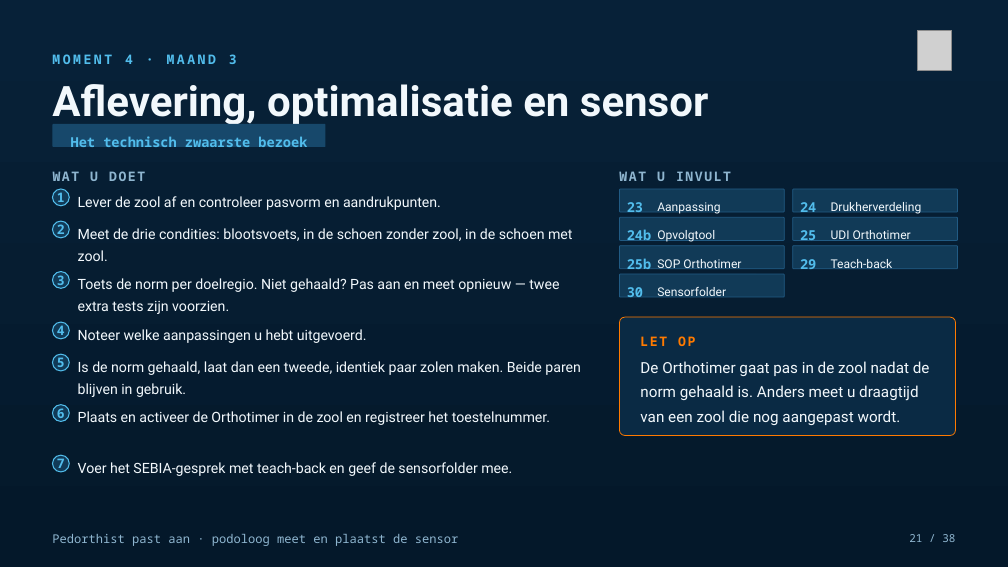
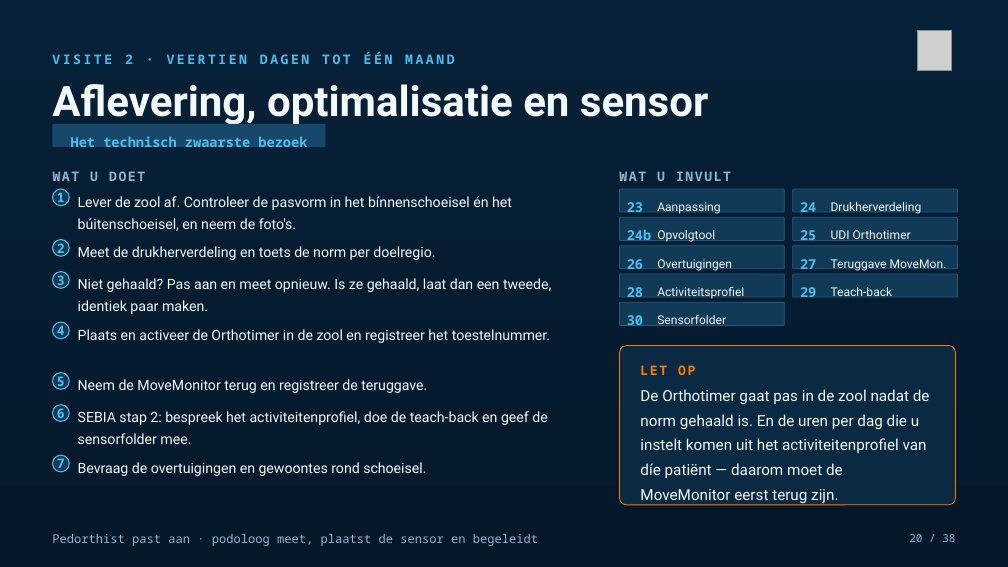
Before and after one commit to Dellfs/paradise-project, a slide deck: slide 20 of PARADISE_presentatie/PARADISE_opleidingssessie_voetklinieken.pptx (slide 21 before the commit). Drawn at 1008x567 pixels with LibreOffice and Linux fonts; fonts in the diff are those of the drawing; grey boxes stand for pictures. Boxes give left, top, right and bottom in pixels: in the first picture for what was removed or moved away, otherwise in the second. Text is boxed around its words. In the diff, an @@ line names an element or a change of style, - is before the commit and + after.

```diff
--- a/PARADISE_presentatie/PARADISE_opleidingssessie_voetklinieken.pptx
+++ b/PARADISE_presentatie/PARADISE_opleidingssessie_voetklinieken.pptx
@@ text at [52, 51, 454, 64]: text changed @@
-MOMENT 4 · MAAND 3
+VISITE 2 · VEERTIEN DAGEN TOT ÉÉN MAAND
@@ text at [78, 196, 512, 231]: text changed @@
-Lever de zool af en controleer pasvorm en aandrukpunten.
+Lever de zool af. Controleer de pasvorm in het bínnenschoeisel én het búitenschoeisel, en neem de foto's.
@@ text at [78, 246, 435, 260]: text changed @@
-Meet de drie condities: blootsvoets, in de schoen zonder zool, in de schoen met zool.
+Meet de drukherverdeling en toets de norm per doelregio.
@@ text at [627, 259, 643, 269]: text changed @@
-25b
+26
@@ text at [657, 259, 732, 271]: text changed @@
-SOP Orthotimer
+Overtuigingen
@@ text added at [800, 259, 816, 269], 13 pt, text #52BDEC, bold @@
+27
@@ text added at [831, 259, 947, 271], 11.5 pt, text #F2F8FC @@
+Teruggave MoveMon.
@@ text at [78, 278, 551, 314]: text changed @@
-Toets de norm per doelregio. Niet gehaald? Pas aan en meet opnieuw — twee extra tests zijn voorzien.
+Niet gehaald? Pas aan en meet opnieuw. Is ze gehaald, laat dan een tweede, identiek paar maken.
@@ text added at [657, 287, 744, 299], 11.5 pt, text #F2F8FC @@
+Activiteitsprofiel
@@ rounded rectangle added at [793, 274, 958, 297], fill #113A57, outline #215B84 0.75 pt @@
@@ text "Plaats en activeer de Orthotimer ...": place and size @@
-text "Plaats en activeer de Orthotimer ..." at [78, 411, 550, 425]
+text "Plaats en activeer de Orthotimer ..." at [78, 329, 550, 343]
@@ text removed at [78, 329, 367, 343] @@
-Noteer welke aanpassingen u hebt uitgevoerd.
@@ rounded rectangle added at [619, 302, 784, 326], fill #113A57, outline #215B84 0.75 pt @@
@@ 5 texts: place and size @@
-5 texts at [627, 259, 893, 346]
+5 texts at [627, 287, 893, 375]
@@ rounded rectangle: place and size @@
-rounded rectangle at [619, 317, 955, 436]
+rounded rectangle at [619, 346, 955, 505]
@@ 2 texts, 2 ellipses: place and size @@
-2 texts, 2 ellipses at [52, 221, 69, 372]
+2 texts, 2 ellipses at [52, 240, 69, 390]
@@ text at [78, 379, 427, 393]: text changed @@
-Is de norm gehaald, laat dan een tweede, identiek paar zolen maken. Beide paren blijven in gebruik.
+Neem de MoveMonitor terug en registreer de teruggave.
@@ text at [640, 389, 930, 504]: text changed @@
-De Orthotimer gaat pas in de zool nadat de norm gehaald is. Anders meet u draagtijd van een zool die nog aangepast wordt.
+De Orthotimer gaat pas in de zool nadat de norm gehaald is. En de uren per dag die u instelt komen uit het activiteitenprofiel van díe patiënt — daarom moet de MoveMonitor eerst terug zijn.
@@ text added at [78, 411, 547, 444], 13.5 pt, text #F2F8FC @@
+SEBIA stap 2: bespreek het activiteitenprofiel, doe de teach-back en geef de sensorfolder mee.
@@ text at [78, 462, 426, 476]: text changed @@
-Voer het SEBIA-gesprek met teach-back en geef de sensorfolder mee.
+Bevraag de overtuigingen en gewoontes rond schoeisel.
@@ text at [52, 534, 538, 546]: text changed @@
-Pedorthist past aan · podoloog meet en plaatst de sensor
+Pedorthist past aan · podoloog meet, plaatst de sensor en begeleidt
@@ text at [909, 534, 955, 542]: text changed @@
-21 / 38
+20 / 38
```
Also in this commit, not shown: 7 other slides changed, 1 slide added, 1 slide removed, 4 other files.
